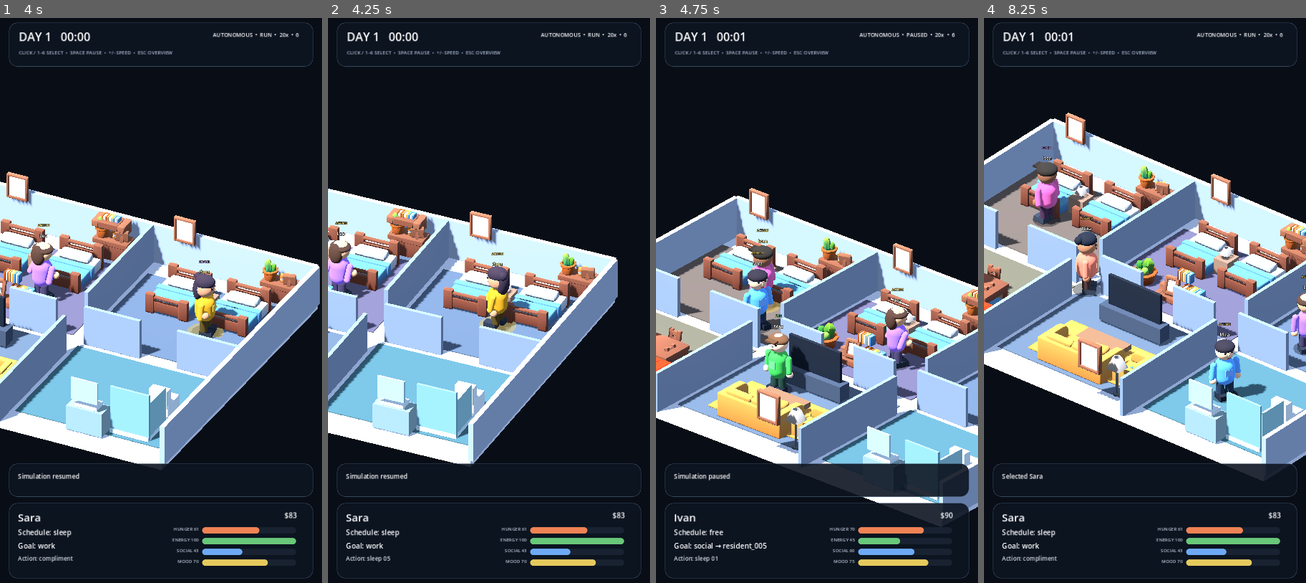
Above: before the commit, frames 1-4 (left to right).
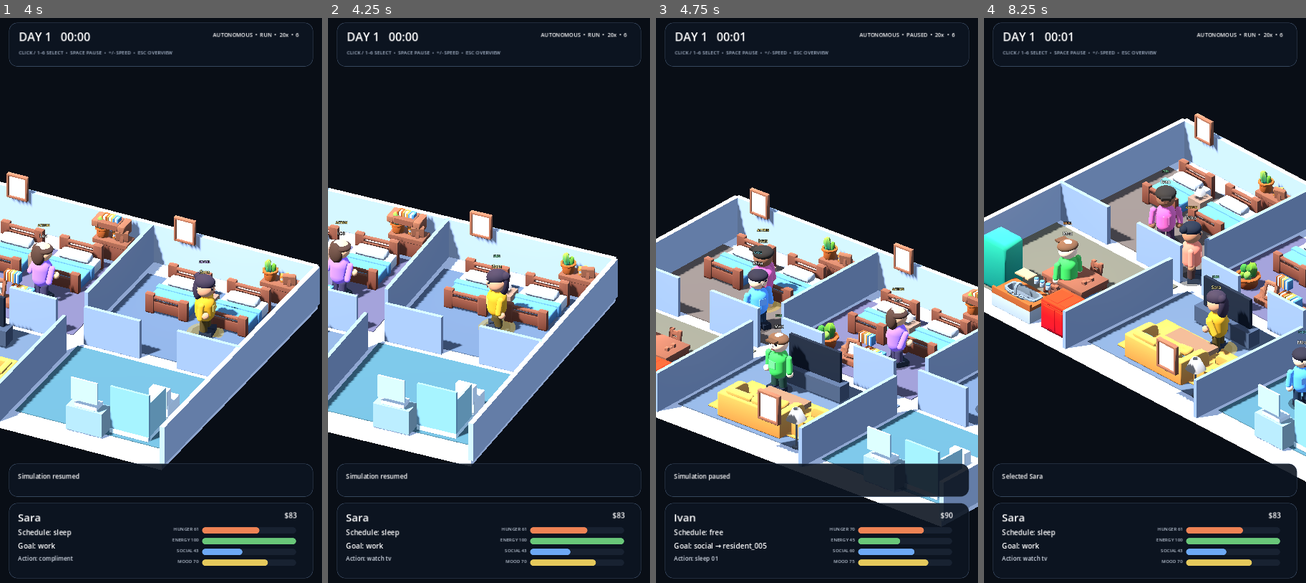
Above: after the commit, the same moments.

Repository: motomotoo2001-maker/lifebox-live
Game: Godot game, scene res://scenes/debug/visual_showcase.tscn
The game is run twice, just before and just after one commit, with the same random seed, the same clock (stepped at 60 frames per second) and the same inputs. The project has no main scene, so this scene is started directly.
Inputs (mouse positions are in pixels of both pictures, inside the frame that each line leads up to):
- Up to frame 1 (4 s): tap Enter at 0.5 s; move the mouse to (231, 272) at 0.52 s; tap 1 at 0.6 s; click (231, 272) at 0.67 s; tap Space at 0.77, 1.52, 3.02, 3.77 s; move the mouse to (96, 328) at 1.27 s; tap 2 at 1.35 s; click (96, 328) at 1.42 s; move the mouse to (193, 176) at 2.02 s; tap 3 at 2.1 s; click (193, 176) at 2.17 s; move the mouse to (144, 413) at 2.77 s; tap 4 at 2.85 s; click (144, 413) at 2.92 s; move the mouse to (257, 385) at 3.52 s; tap 5 at 3.6 s; click (257, 385) at 3.67 s
- Up to frame 2 (4.25 s): no input
- Up to frame 3 (4.75 s): move the mouse to (720, 215) at 4.27 s; tap 6 at 4.35 s; click (720, 215) at 4.42 s; tap Space at 4.52 s
- Up to frame 4 (8.25 s): move the mouse to (1161, 300) at 5.02 s; tap 1 at 5.1 s; click (1161, 300) at 5.17 s; move the mouse to (1096, 159) at 5.77 s; tap 2 at 5.85 s; click (1096, 159) at 5.92 s; tap Space at 6.02, 6.77, 7.52 s; move the mouse to (1215, 272) at 6.52 s; tap 3 at 6.6 s; click (1215, 272) at 6.67 s; move the mouse to (1080, 328) at 7.27 s; tap 4 at 7.35 s; click (1080, 328) at 7.42 s; move the mouse to (1177, 176) at 8.02 s; tap 5 at 8.1 s; click (1177, 176) at 8.17 s

Frame 1 is identical in both runs. In frame 2, 3.4% of the frame differs, in the area x 0-90%, y 30-97%; in frame 3, 3.0%; in frame 4, 49%, in the area x 0-100%, y 16-97%.

Commit message:
feat: add TV reading and wash-up household activities

Diff:
--- a/scenes/world/household_blockout.tscn
+++ b/scenes/world/household_blockout.tscn
@@ -69,6 +69,15 @@
 [node name="Sofa" type="Marker3D" parent="Destinations"]
 position = Vector3(0, 0, 3.5)
 
+[node name="TV" type="Marker3D" parent="Destinations"]
+position = Vector3(0, 0, 2.05)
+
+[node name="BathroomSink" type="Marker3D" parent="Destinations"]
+position = Vector3(5.25, 0, 3.55)
+
+[node name="Bookshelf" type="Marker3D" parent="Destinations"]
+position = Vector3(1.65, 0, -3.78)
+
 
 [node name="Visuals" type="Node3D" parent="."]
 
--- a/scripts/debug/visual_showcase_bootstrap.gd
+++ b/scripts/debug/visual_showcase_bootstrap.gd
@@ -159,6 +159,30 @@
 		{"hygiene": 72.0, "comfort": 8.0},
 		[&"hygiene"]
 	)
+	_register_smart_object(
+		&"tv_main",
+		&"TV",
+		&"watch_tv",
+		32.0,
+		{"mood": 32.0, "comfort": 10.0},
+		[&"relax", &"fun"]
+	)
+	_register_smart_object(
+		&"bathroom_sink_main",
+		&"BathroomSink",
+		&"wash_up",
+		12.0,
+		{"hygiene": 28.0, "comfort": 4.0},
+		[&"hygiene"]
+	)
+	_register_smart_object(
+		&"bookshelf_main",
+		&"Bookshelf",
+		&"read",
+		35.0,
+		{"mood": 20.0, "comfort": 10.0},
+		[&"relax", &"fun"]
+	)
 
 	for index in range(1, 7):
 		_register_smart_object(
--- a/scripts/presentation/characters/resident_actor_3d.gd
+++ b/scripts/presentation/characters/resident_actor_3d.gd
@@ -137,6 +137,8 @@
 			return Color("77baff")
 		"FUN":
 			return Color("7fe0a1")
+		"CARE":
+			return Color("73d7e8")
 		_:
 			return Color("ffe070")
 
--- a/scripts/presentation/visual_simulation_shell.gd
+++ b/scripts/presentation/visual_simulation_shell.gd
@@ -354,9 +354,18 @@
 	if "work" in action_text:
 		return "WORK"
 	if (
+		"shower" in action_text
+		or "wash" in action_text
+		or "hygiene" in action_text
+	):
+		return "CARE"
+	if (
 		"relax" in action_text
 		or "fun" in action_text
 		or "sofa" in action_text
+		or "watch" in action_text
+		or "tv" in action_text
+		or "read" in action_text
 	):
 		return "FUN"
 	return "ACTION"
--- a/tests/runtime/test_household_blockout_contract.gd
+++ b/tests/runtime/test_household_blockout_contract.gd
@@ -90,7 +90,14 @@
 	if not root.has_node("Destinations"):
 		failures.append("Household blockout must contain Destinations")
 	else:
-		for name in ["Fridge", "Shower", "Sofa"]:
+		for name in [
+			"Fridge",
+			"Shower",
+			"Sofa",
+			"TV",
+			"BathroomSink",
+			"Bookshelf",
+		]:
 			var path := "Destinations/%s" % name
 			if not root.has_node(path):
 				failures.append("Missing household destination %s" % path)
--- a/tests/runtime/test_visual_showcase_contract.gd
+++ b/tests/runtime/test_visual_showcase_contract.gd
@@ -23,6 +23,14 @@
 		failures.append("Visual showcase scene must instantiate")
 		return failures
 
+	for method_name in [
+		"_build_world",
+		"_register_household_objects",
+		"_register_smart_object",
+	]:
+		if not showcase.has_method(method_name):
+			failures.append("Visual showcase must expose %s()" % method_name)
+
 	for node_path in [
 		"RuntimeObjects",
 		"VisualSimulationShell",
Not shown, added: docs/superpowers/plans/2026-10-06-more-household-activities.md
Not shown, added: docs/superpowers/specs/2026-10-06-more-household-activities-spec.md
